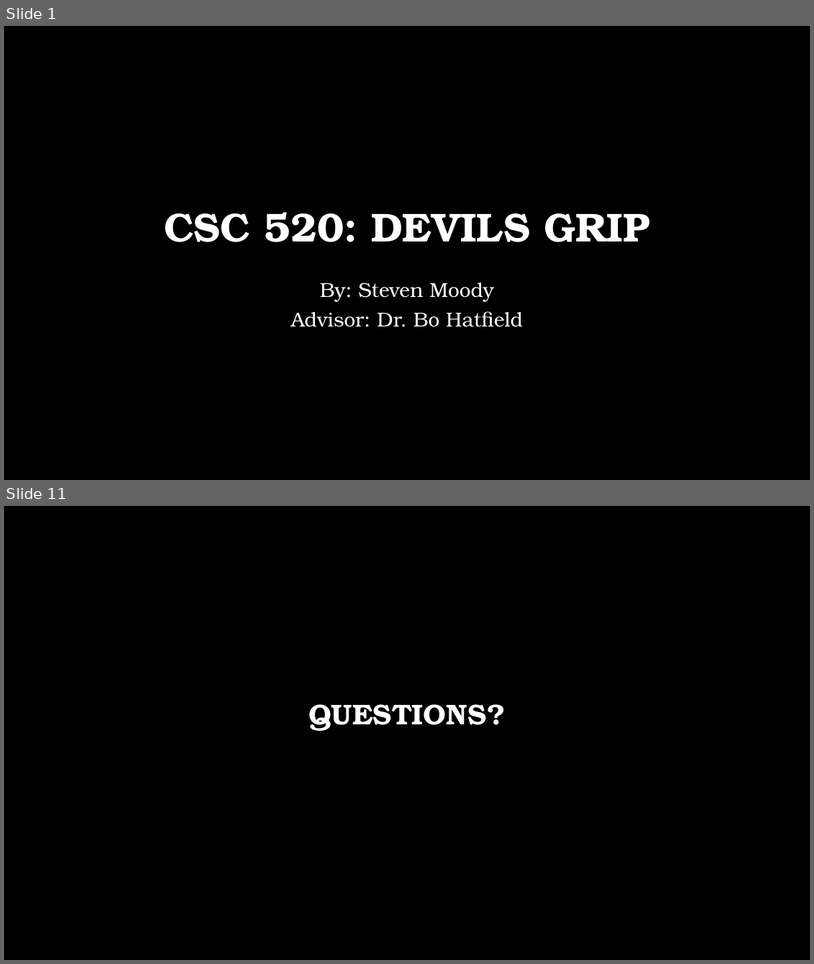
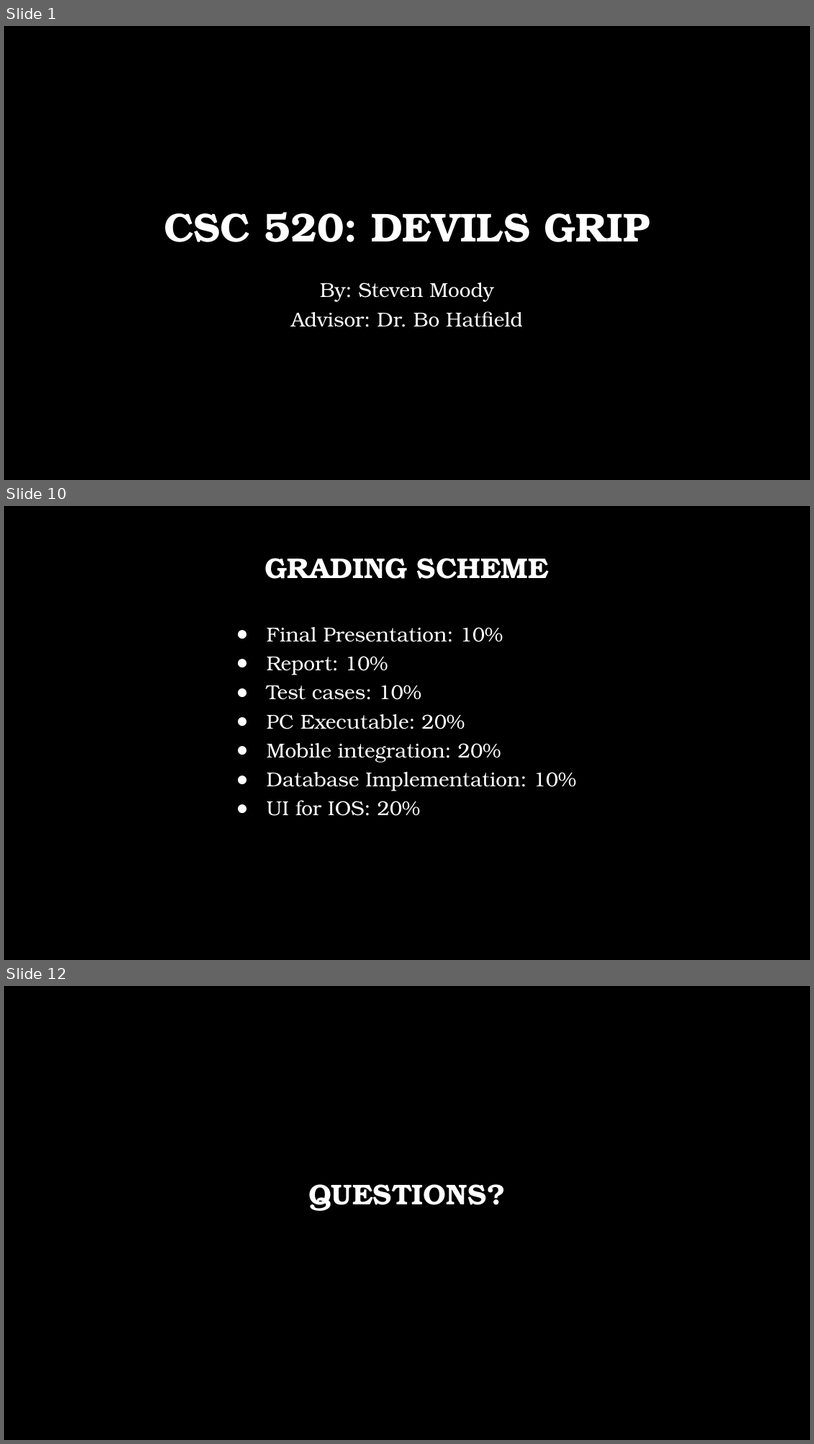
Before and after one commit to steveb1250/Devils_Grip_Proposal, a slide deck: CSC_520_Devils_Grip.pptx. Shown one above the other, each under a label of ours: slides 1 and 11 before the commit, slides 1, 10 and 12 after it; the slides between them are not shown. The pictures are 814x964 and 814x1444 pixels, drawn with LibreOffice and Linux fonts; fonts in the diff are those of the drawing; background and template pictures are left out. Boxes give left, top, right and bottom in pixels: in the first picture for what was removed or moved away, otherwise in the second. Text is boxed around its words. In the diff, an @@ line names an element or a change of style, - is before the commit and + after.

```diff
--- a/CSC_520_Devils_Grip.pptx
+++ b/CSC_520_Devils_Grip.pptx
@@ slide 10 added at [4, 506, 810, 960], background picture (left out) @@
@@ title added at [265, 558, 549, 579], 25.5 pt, text #FFFFFF, bold @@
+GRADING SCHEME
@@ text added at [267, 627, 577, 816], 18 pt, text #FFFFFF @@
+● Final Presentation: 10%
+● Report: 10%
+● Test cases: 10%
+● PC Executable: 20%
+● Mobile integration: 20%
+● Database Implementation: 10%
+● UI for IOS: 20%
@@ what was slide 11 is now slide 12 @@
```
Also in this commit, not shown: 8 slides changed, 1 other slide added, 1 slide removed, 3 other files.
